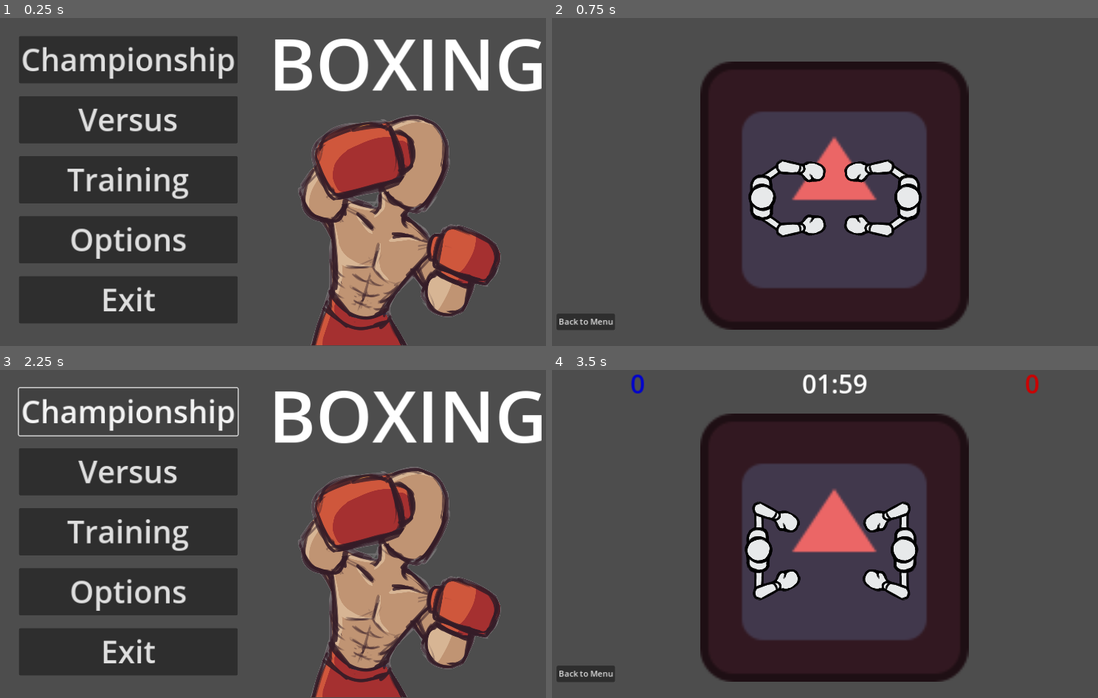
Above: before the commit, frames 1-4 (two rows, left to right).
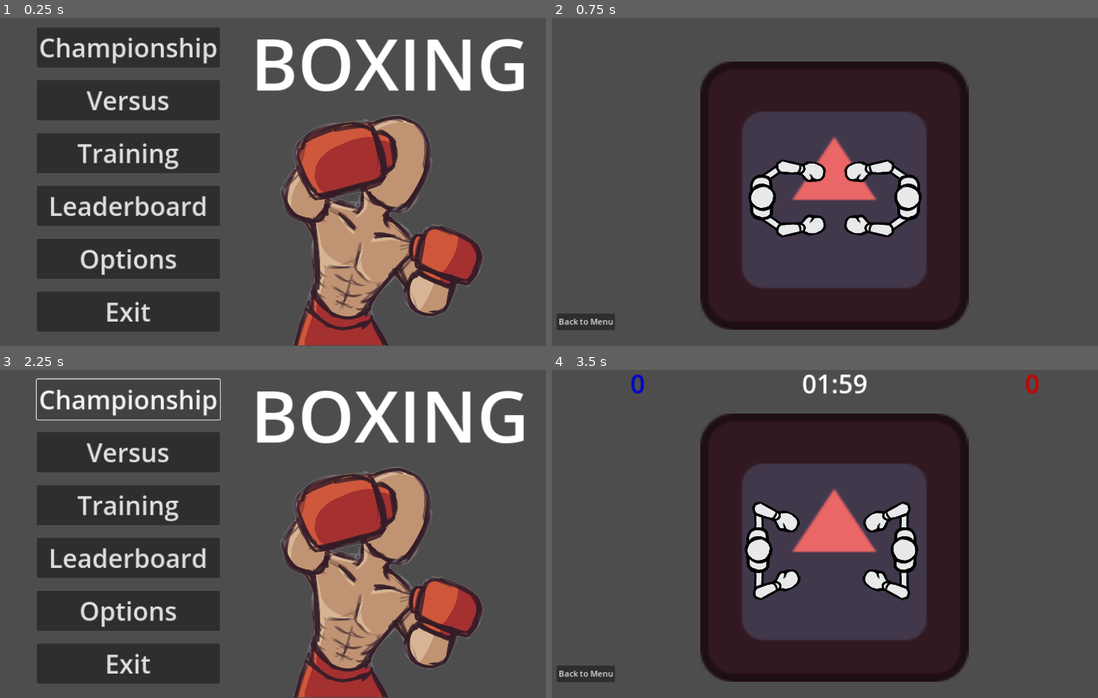
Above: after the commit, the same moments.

Repository: Eefschmeef2310/GDS1-Lab4
Game: Godot game, scene res://scenes/menus/main_menu.tscn
The game is run twice, just before and just after one commit, with the same random seed, the same clock (stepped at 60 frames per second) and the same inputs. The engine's default icon, where the game draws it, is replaced by a stand-in: a white triangle on a blue panel in a dark square.
Inputs:
- Up to frame 1 (0.25 s): no input
- Up to frame 2 (0.75 s): click "Training" (after the commit: "Leaderboard") at 0.5 s
- Up to frame 3 (2.25 s): click "Back to Menu" at 1.25 s; click "Championship" at 2 s
- Up to frame 4 (3.5 s): click "Versus" at 2.75 s

The runs differ from the first frame. In frame 1, 39% of the frame differs, in the area x 3-100%, y 2-100%; in frame 2, nothing differs; in frame 3, 37%; in frame 4, nothing differs.

Commit message:
Update main_menu.tscn

Diff:
--- a/scenes/menus/main_menu.tscn
+++ b/scenes/menus/main_menu.tscn
@@ -35,27 +35,32 @@
 
 [node name="Championship" type="Button" parent="MarginContainer/HBoxContainer/VBoxContainer"]
 layout_mode = 2
-theme_override_font_sizes/font_size = 60
+theme_override_font_sizes/font_size = 50
 text = "Championship"
 
 [node name="Versus" type="Button" parent="MarginContainer/HBoxContainer/VBoxContainer"]
 layout_mode = 2
-theme_override_font_sizes/font_size = 60
+theme_override_font_sizes/font_size = 50
 text = "Versus"
 
 [node name="Training" type="Button" parent="MarginContainer/HBoxContainer/VBoxContainer"]
 layout_mode = 2
-theme_override_font_sizes/font_size = 60
+theme_override_font_sizes/font_size = 50
 text = "Training"
+
+[node name="Training2" type="Button" parent="MarginContainer/HBoxContainer/VBoxContainer"]
+layout_mode = 2
+theme_override_font_sizes/font_size = 50
+text = "Leaderboard"
 
 [node name="Options" type="Button" parent="MarginContainer/HBoxContainer/VBoxContainer"]
 layout_mode = 2
-theme_override_font_sizes/font_size = 60
+theme_override_font_sizes/font_size = 50
 text = "Options"
 
 [node name="Exit" type="Button" parent="MarginContainer/HBoxContainer/VBoxContainer"]
 layout_mode = 2
-theme_override_font_sizes/font_size = 60
+theme_override_font_sizes/font_size = 50
 text = "Exit
 "
 
@@ -77,5 +82,6 @@
 
 [connection signal="pressed" from="MarginContainer/HBoxContainer/VBoxContainer/Versus" to="." method="_on_versus_pressed"]
 [connection signal="pressed" from="MarginContainer/HBoxContainer/VBoxContainer/Training" to="." method="_on_training_pressed"]
+[connection signal="pressed" from="MarginContainer/HBoxContainer/VBoxContainer/Training2" to="." method="_on_training_pressed"]
 [connection signal="pressed" from="MarginContainer/HBoxContainer/VBoxContainer/Options" to="." method="_on_options_pressed"]
 [connection signal="pressed" from="MarginContainer/HBoxContainer/VBoxContainer/Exit" to="." method="_on_exit_pressed"]
